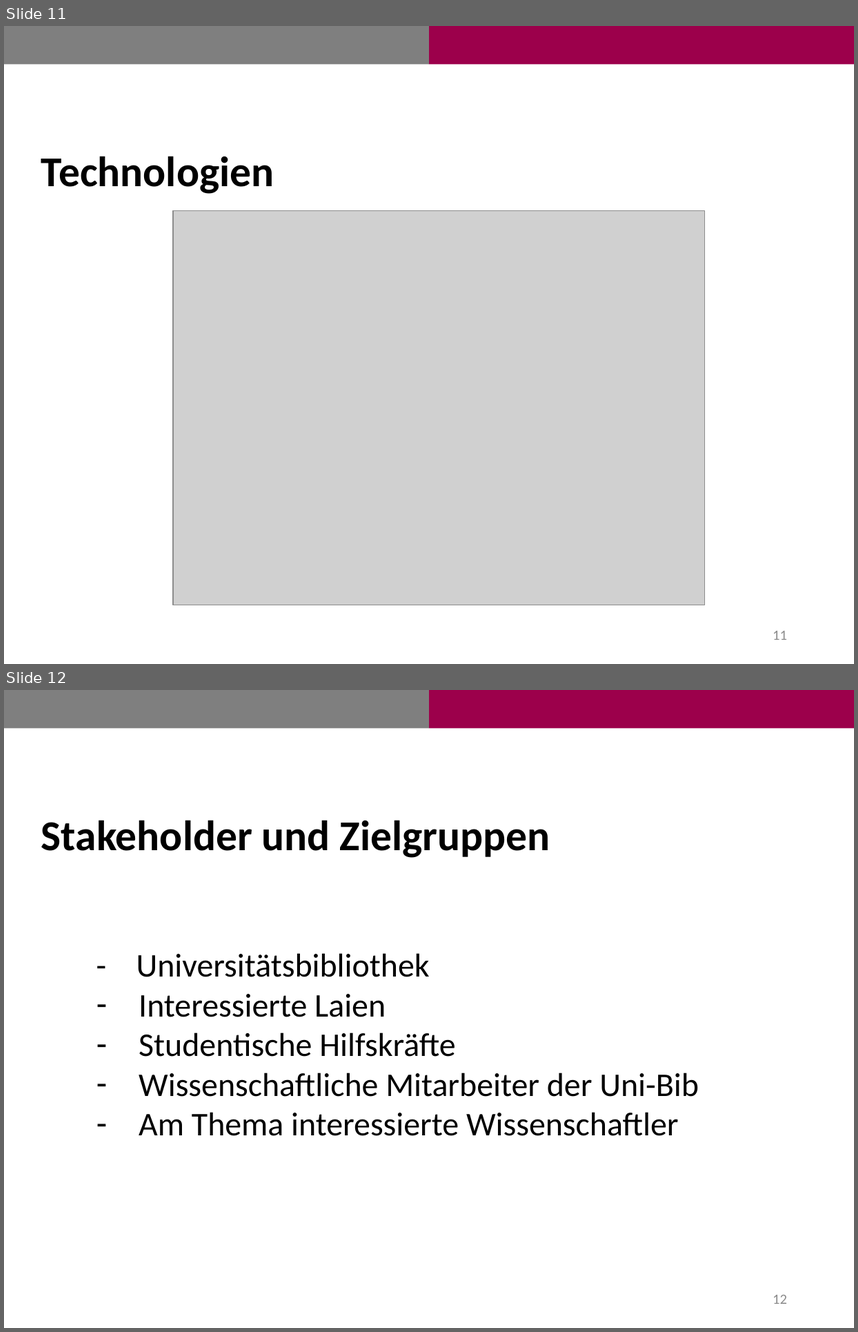
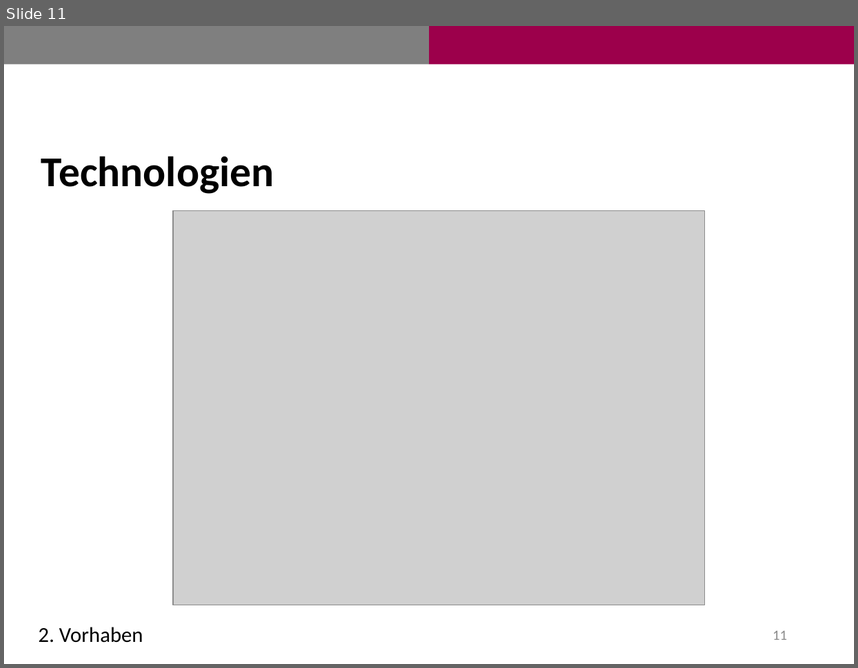
Before and after one commit to fairly99/Transkriptions-Werkzeug, a slide deck: Antrittspräsentation.pptx. Shown one above the other, each under a label of ours: slides 11 and 12 before the commit, slide 11 after it. The pictures are 858x1332 and 858x668 pixels, drawn with LibreOffice and Linux fonts; fonts in the diff are those of the drawing; grey boxes stand for pictures. Boxes give left, top, right and bottom in pixels: in the first picture for what was removed or moved away, otherwise in the second. Text is boxed around its words. In the diff, an @@ line names an element or a change of style, - is before the commit and + after.

```diff
--- a/Antrittspräsentation.pptx
+++ b/Antrittspräsentation.pptx
@@ slide 12 removed at [4, 690, 854, 1328], background #FFFFFF @@
@@ rectangle removed at [4, 690, 429, 728] @@
@@ rectangle removed at [429, 690, 854, 728] @@
@@ text removed at [41, 820, 550, 858] @@
-Stakeholder und Zielgruppen
@@ text removed at [136, 953, 699, 1136] @@
-- Universitätsbibliothek
-– Interessierte Laien
-– Studentische Hilfskräfte
-– Wissenschaftliche Mitarbeiter der Uni-Bib
-– Am Thema interessierte Wissenschaftler
@@ page number removed at [773, 1294, 787, 1303] @@
-12
@@ slide 11 changed as well @@
@@ text added at [38, 626, 143, 642], 18 pt, text #000000 @@
+2. Vorhaben
```
Also in this commit, not shown: 10 other slides changed, 7 slides added, 5 other slides removed, 2 other files.
